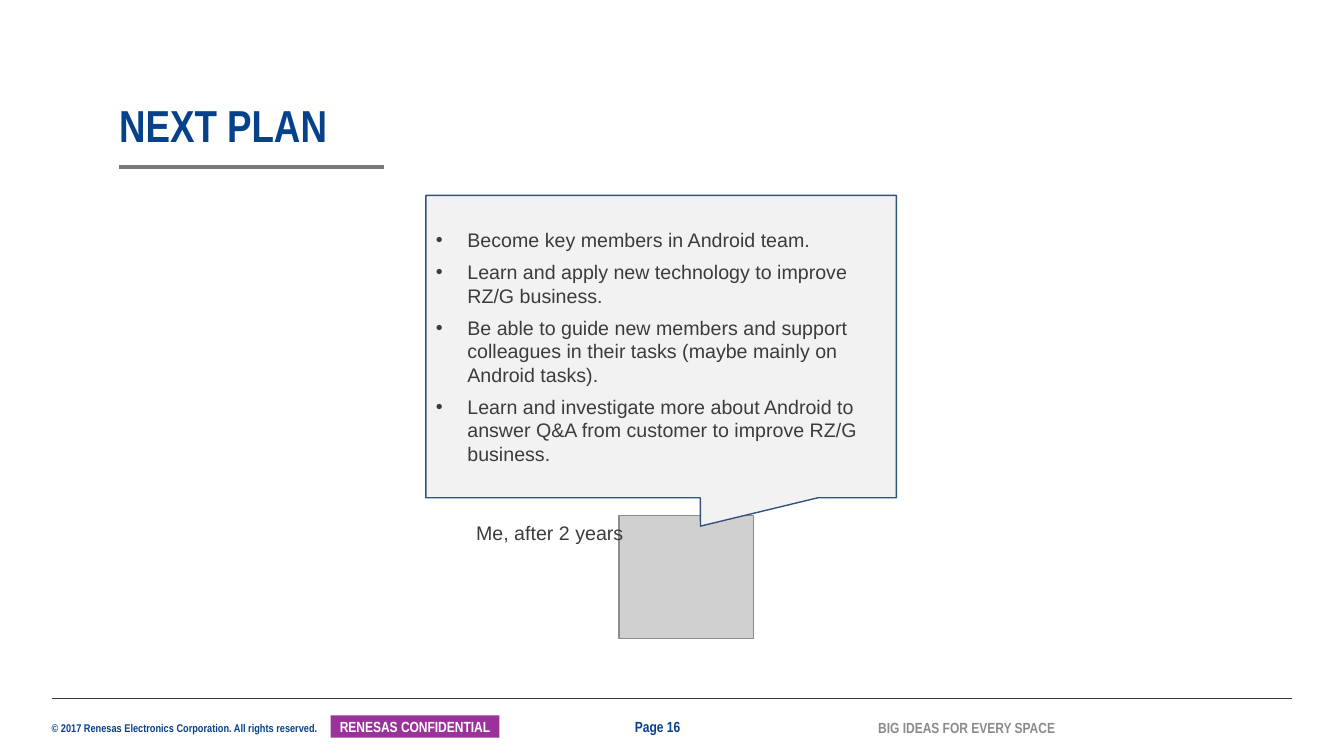
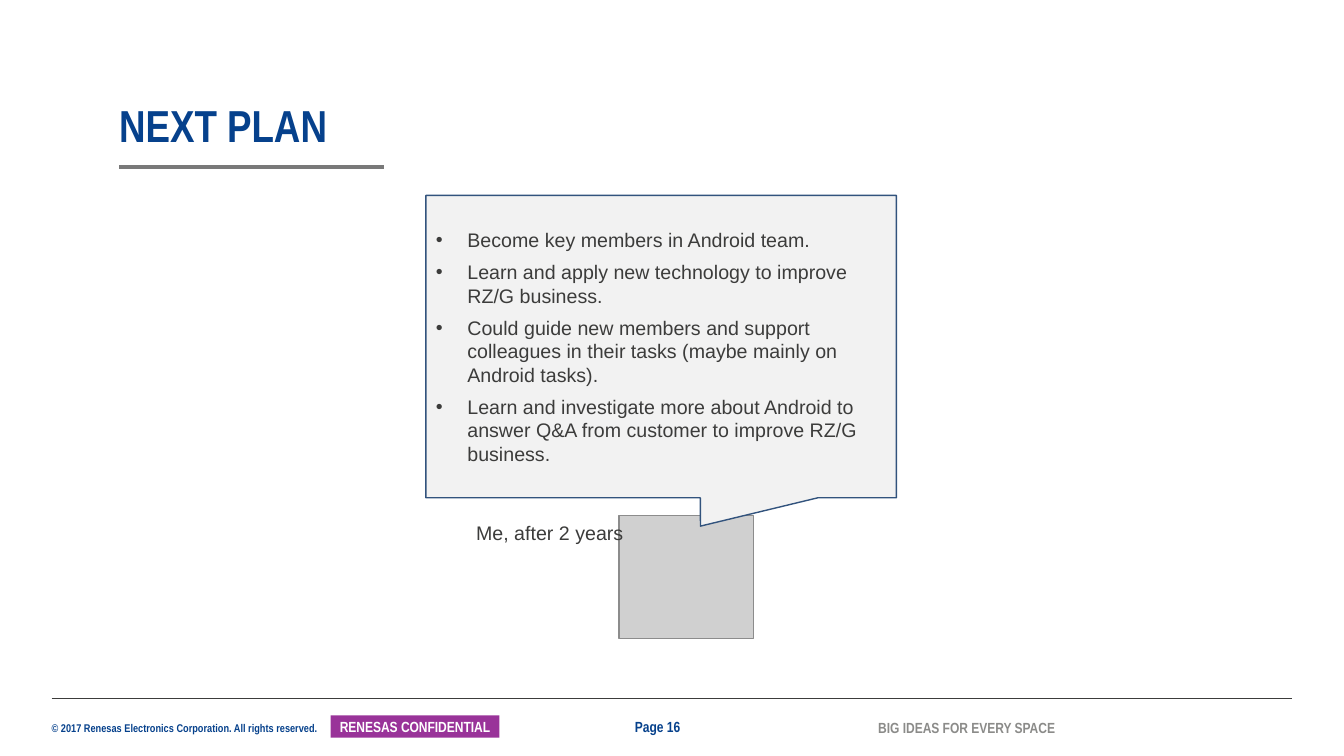
Before and after one commit to tranchikha/myapplication, a slide deck: slide 16 of LAST_TERM/2042_TranChiKha_SS32_MentorMentee_26G.pptx. Drawn at 1344x756 pixels with LibreOffice and Linux fonts; fonts in the diff are those of the drawing; grey boxes stand for pictures; background and template pictures are left out. Boxes give left, top, right and bottom in pixels: in the first picture for what was removed or moved away, otherwise in the second. Text is boxed around its words. In the diff, an @@ line names an element or a change of style, - is before the commit and + after.

```diff
--- a/LAST_TERM/2042_TranChiKha_SS32_MentorMentee_26G.pptx
+++ b/LAST_TERM/2042_TranChiKha_SS32_MentorMentee_26G.pptx
@@ text in speech box at [467,320,837,386]: text changed @@
-• Be able to guide new members and support colleagues in their tasks (maybe mainly on Android tasks).
+• Could guide new members and support colleagues in their tasks (maybe mainly on Android tasks).
```
Also in this commit, not shown: 6 other slides changed, 1 other file.
